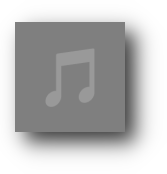
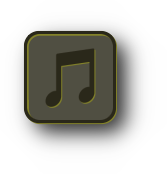
Layers edited between the first and the second 167x174 image:
showed group "green" (6 layers) over [1, 8, 159, 166]
added layer "🎵 #1" in group "green" over [45, 48, 95, 107]
added layer "🎵 #2" in group "green" over [46, 49, 96, 108]
painted on "album" over [27, 34, 113, 120]
painted on "album shadow" over [29, 36, 115, 122]
moved "🎵" into group "default album cover" over [45, 48, 95, 107]
moved "black" into group "default album cover" over [15, 22, 125, 132]
moved "shadow #1" into group "default album cover" over [1, 8, 159, 166]
